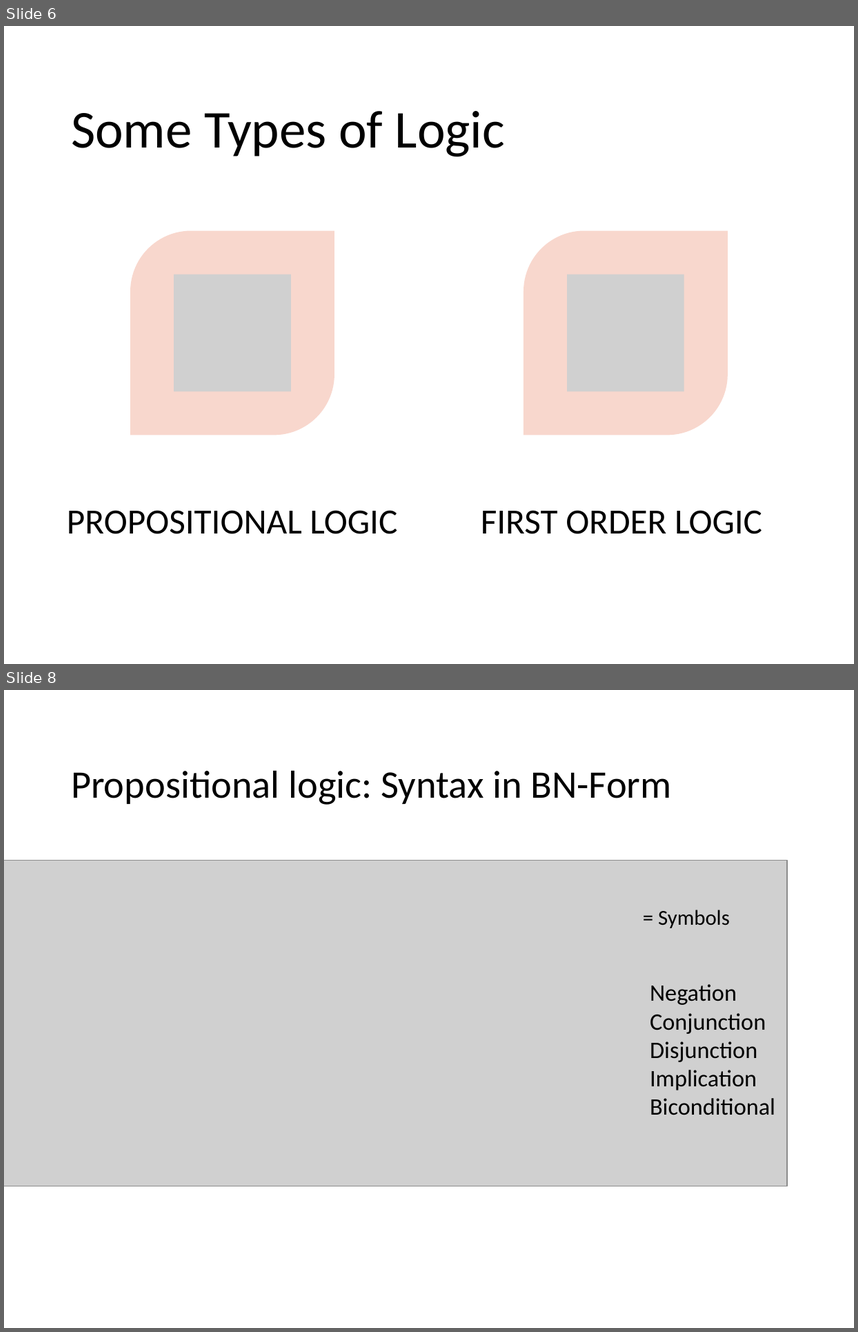
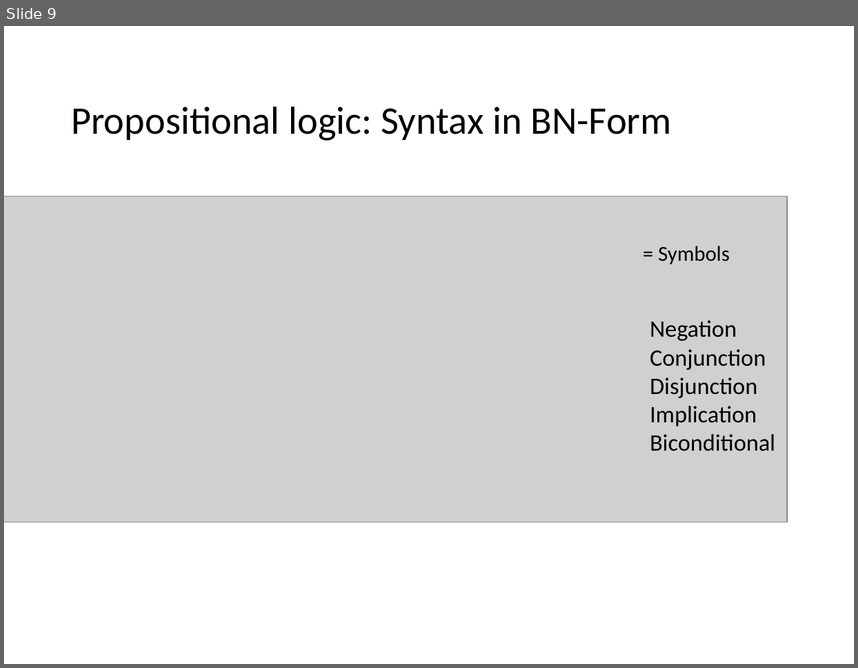
Before and after one commit to mhahsler/CS7320-AI, a slide deck: slides/07_logic.pptx. Shown one above the other, each under a label of ours: slides 6 and 8 before the commit, slide 9 after it; the slides between them are not shown. The pictures are 858x1332 and 858x668 pixels, drawn with LibreOffice and Linux fonts; fonts in the diff are those of the drawing; grey boxes stand for pictures. Boxes give left, top, right and bottom in pixels: in the first picture for what was removed or moved away, otherwise in the second. Text is boxed around its words. In the diff, an @@ line names an element or a change of style, - is before the commit and + after.

```diff
--- a/slides/07_logic.pptx
+++ b/slides/07_logic.pptx
@@ slide 6 removed at bbox=[4, 26, 854, 664], background #FFFFFF @@
@@ title removed at bbox=[71, 111, 505, 157] @@
-Some Types of Logic
@@ group removed at bbox=[67, 231, 762, 534]: 2 round diag rects, 2 pictures, 2 texts @@
-PROPOSITIONAL LOGIC
-FIRST ORDER LOGIC
@@ what was slide 8 is now slide 9 @@
```
Also in this commit, not shown: 8 slides changed, 6 slides added, 2 other slides removed, 1 other file.
